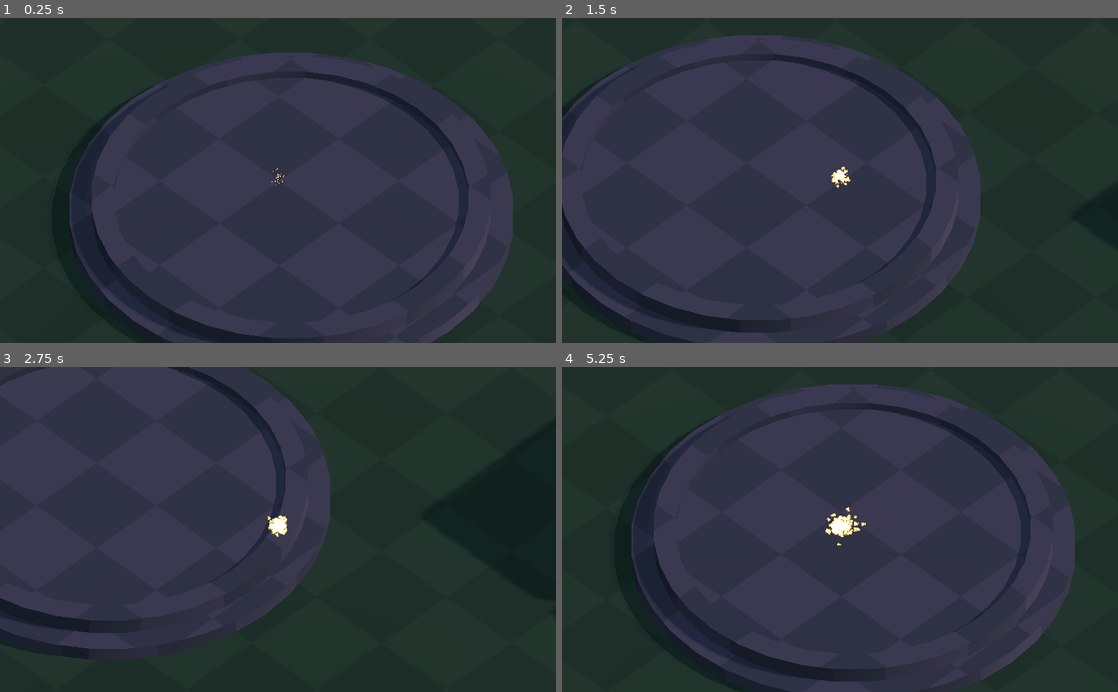
Above: before the commit, frames 1-4 (two rows, left to right).
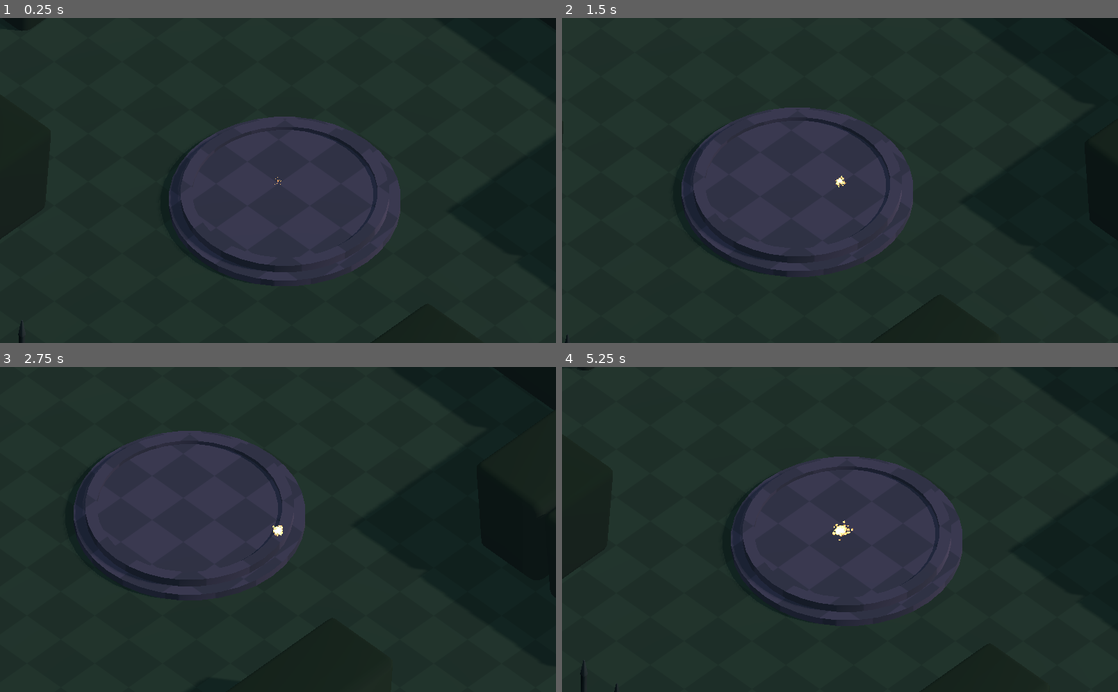
Above: after the commit, the same moments.

Repository: CROmartin/MiniJam70
Game: Godot game, scene res://Scenes-Martin/main.tscn
Same seed, same stepped clock (60 frames per second), same inputs: the game is played once before the commit and once after it.
Inputs:
- Up to frame 1 (0.25 s): no input
- Up to frame 2 (1.5 s): tap Enter at 0.5 s; hold D (right) 0.53-1.28 s; hold S (down) from 1.28 s (still down)
- Up to frame 3 (2.75 s): release S (down) at 2.03 s; hold D (right) from 2.03 s (still down)
- Up to frame 4 (5.25 s): release D (right) at 2.78 s; hold W (up) 2.78-3.53 s; hold A (left) 3.53-5.03 s; hold S (down) from 5.03 s (still down)

The runs differ from the first frame. In frame 1, 31% of the frame differs, in the area x 0-100%, y 0-100%; in frame 2, 32%; in frame 3, 23%; in frame 4, 32%, in the area x 2-100%, y 0-100%.

Commit message:
trying this again

Diff:
--- a/Scenes-Martin/Player.tscn
+++ b/Scenes-Martin/Player.tscn
@@ -66,7 +66,7 @@
 shape = SubResource( 8 )
 
 [node name="Camera" type="Camera" parent="."]
-transform = Transform( 1, 0, 0, 0, 0.707107, 0.707107, 0, -0.707107, 0.707107, 0, 4.52934, 3.61906 )
+transform = Transform( 1, 0, 0, 0, 0.707107, 0.707107, 0, -0.707107, 0.707107, 0, 9, 8 )
 projection = 1
 current = true
-size = 3.65069
+size = 7.0
